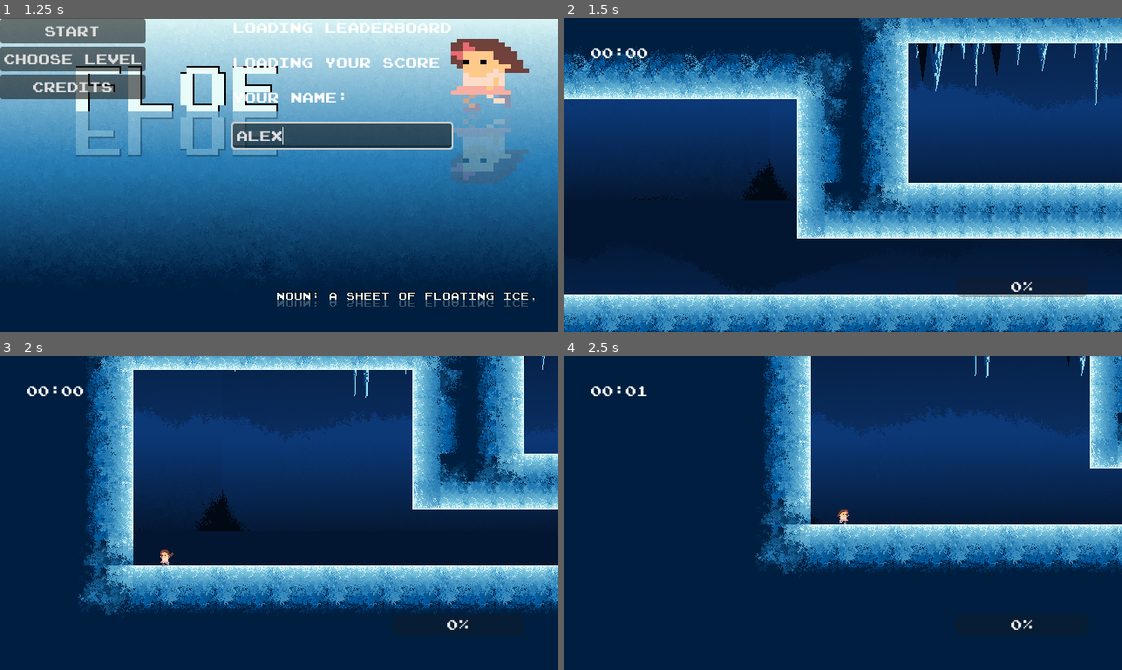
Above: before the commit, frames 1-4 (two rows, left to right).
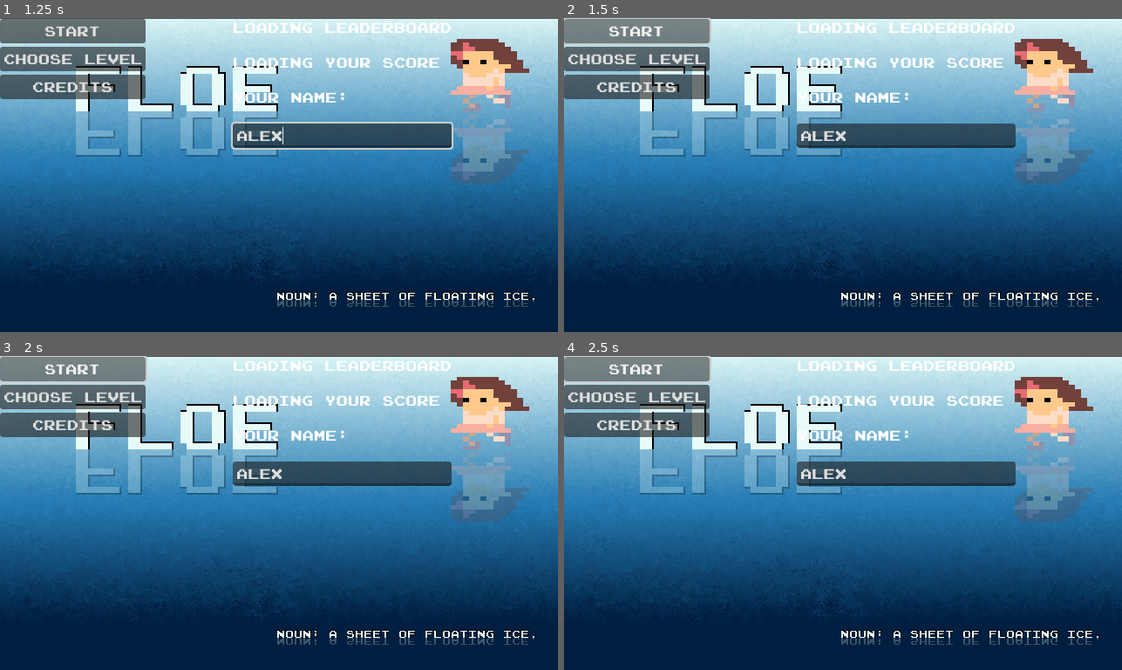
Above: after the commit, the same moments.

Repository: Bitsilisk/speedjam-8
Game: Godot game, scene res://scenes/main_game.tscn
Same seed, same stepped clock (60 frames per second), same inputs: the game is played once before the commit and once after it. This scene is started directly instead of the project's main scene.
Inputs (mouse positions are in pixels of both pictures, inside the frame that each line leads up to):
- Up to frame 1 (1.25 s): click (340, 137) at 0.52 s; type "Alex" at 0.6 s
- Up to frame 2 (1.5 s): click "Start" at 1.25 s
- Up to frame 3 (2 s): no input
- Up to frame 4 (2.5 s): click (636, 368) at 2 s, where only the run after the commit has a clickable "Start"

Frame 1 is identical in both runs. In frame 2, 88% of the frame differs, in the area x 0-100%, y 0-100%; in frame 3, 77%; in frame 4, 75%.
Error before the commit: Invalid access to property or key 'player_identifier' on a base object of type 'Nil'. (res://scripts/leaderboard.gd:81)

Commit message:
Revert "title theme implemented"
This reverts commit e878613bf64f0cbedea49af9627d27d4585e8a5f.

Diff:
--- a/scenes/main_game.tscn
+++ b/scenes/main_game.tscn
@@ -1,8 +1,8 @@
 [gd_scene load_steps=11 format=3 uid="uid://bx3n8pi2plujw"]
 
-[ext_resource type="Script" path="res://scripts/main_game.gd" id="1_i4yg0"]
-[ext_resource type="Script" path="res://scripts/leaderboard.gd" id="2_gq2q6"]
-[ext_resource type="Texture2D" uid="uid://iwa2fq84sdrv" path="res://assets/art/Tilemap/title_screen.png" id="2_u32nf"]
+[ext_resource type="Script" path="res://scenes/main_game.gd" id="1_i4yg0"]
+[ext_resource type="Script" path="res://scenes/leaderboard.gd" id="2_gq2q6"]
+[ext_resource type="Texture2D" uid="uid://bajh63ax5q2xt" path="res://assets/art/Tilemap/title_screen.png" id="2_u32nf"]
 [ext_resource type="AudioStream" uid="uid://c8eextcdp3dbw" path="res://assets/audio/sfx/icy_uihoverA.wav" id="4_g12oj"]
 [ext_resource type="AudioStream" uid="uid://dk6xyuqw5w0d4" path="res://assets/audio/sfx/icy_uihoverC#.wav" id="5_nyb13"]
 [ext_resource type="AudioStream" uid="uid://dekfm2fa46s8r" path="res://assets/audio/sfx/icy_uihoverD.wav" id="6_kv7io"]
--- a/scenes/main_menu.tscn
+++ b/scenes/main_menu.tscn
@@ -6,7 +6,6 @@
 [ext_resource type="PackedScene" uid="uid://c35p46nb6m26w" path="res://scenes/testbed_2.tscn" id="2_tcuku"]
 [ext_resource type="Texture2D" uid="uid://iwa2fq84sdrv" path="res://assets/art/Tilemap/title_screen.png" id="3_ahafd"]
 [ext_resource type="PackedScene" uid="uid://cbvah23wyy74o" path="res://scenes/level_4.tscn" id="4_ipy7d"]
-[ext_resource type="AudioStream" uid="uid://bgntxrxnls738" path="res://assets/audio/music/Icy-Title.ogg" id="7_j4pwc"]
 
 [node name="MainMenu" type="Control" node_paths=PackedStringArray("level_choices") groups=["level_loader"]]
 layout_mode = 3
@@ -155,10 +154,6 @@
 layout_mode = 2
 text = "close"
 
-[node name="Icy Title" type="AudioStreamPlayer" parent="."]
-stream = ExtResource("7_j4pwc")
-bus = &"Music"
-
 [connection signal="pressed" from="CenterContainer/HBoxContainer/VBoxContainer/start" to="." method="_on_start_pressed"]
 [connection signal="toggled" from="CenterContainer/HBoxContainer/VBoxContainer/choose_level" to="." method="_on_choose_level_toggled"]
 [connection signal="pressed" from="CenterContainer/HBoxContainer/VBoxContainer/credits" to="." method="_on_credits_pressed"]
--- a/scripts/main_menu.gd
+++ b/scripts/main_menu.gd
@@ -5,14 +5,10 @@
 @onready var credits: Control = $CenterContainer/HBoxContainer/credits
 @export var game_node:Node2D
 @onready var leaderboard = $leaderboard
-
-@onready var icy_title: AudioStreamPlayer = $"Icy Title"
-
 var current_level
 
 # Called when the node enters the scene tree for the first time.
 func _ready() -> void:
-	icy_title.play()
 	for level in range(levels.size()):
 		var button = Button.new()
 		button.text = "Level {0}".format([level+1])
@@ -43,7 +39,6 @@
 
 func _on_start_pressed() -> void:
 	load_level(0)
-	icy_title.stop()
 
 
 func _on_choose_level_toggled(toggled_on: bool) -> void:
Not shown, removed: assets/audio/music/Icy-Title.ogg.import
Not shown: 1 places in scenes/main_menu.tscn that only renumber resources
Not shown, removed: assets/audio/music/Icy-Title.ogg
